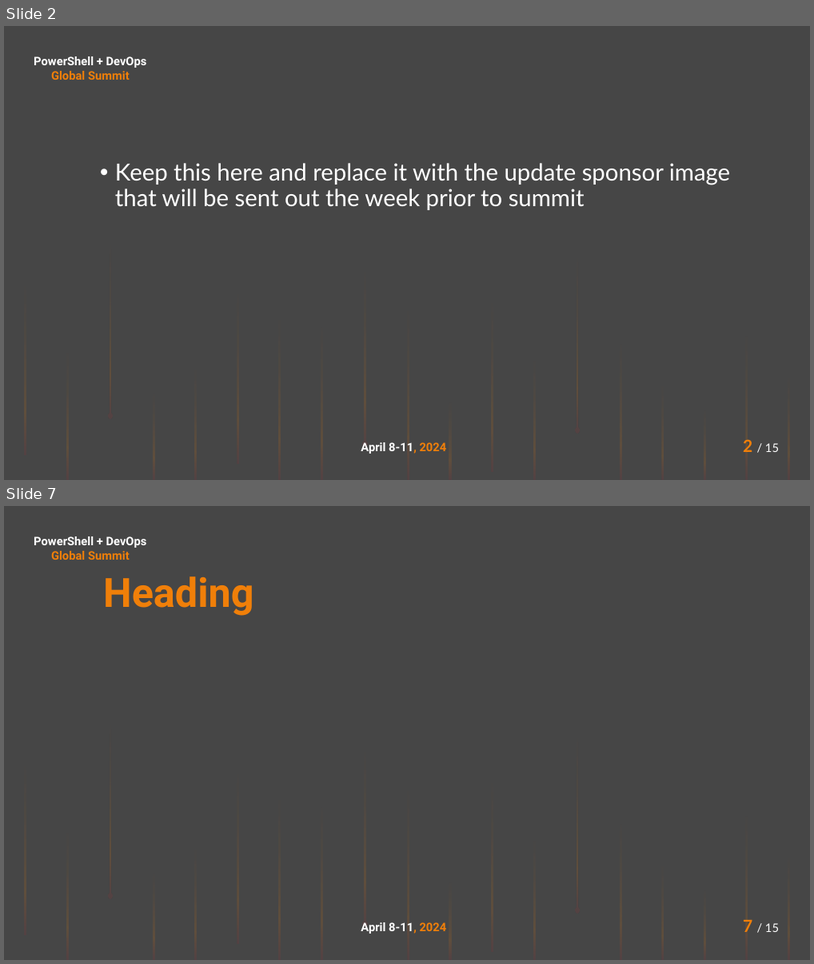
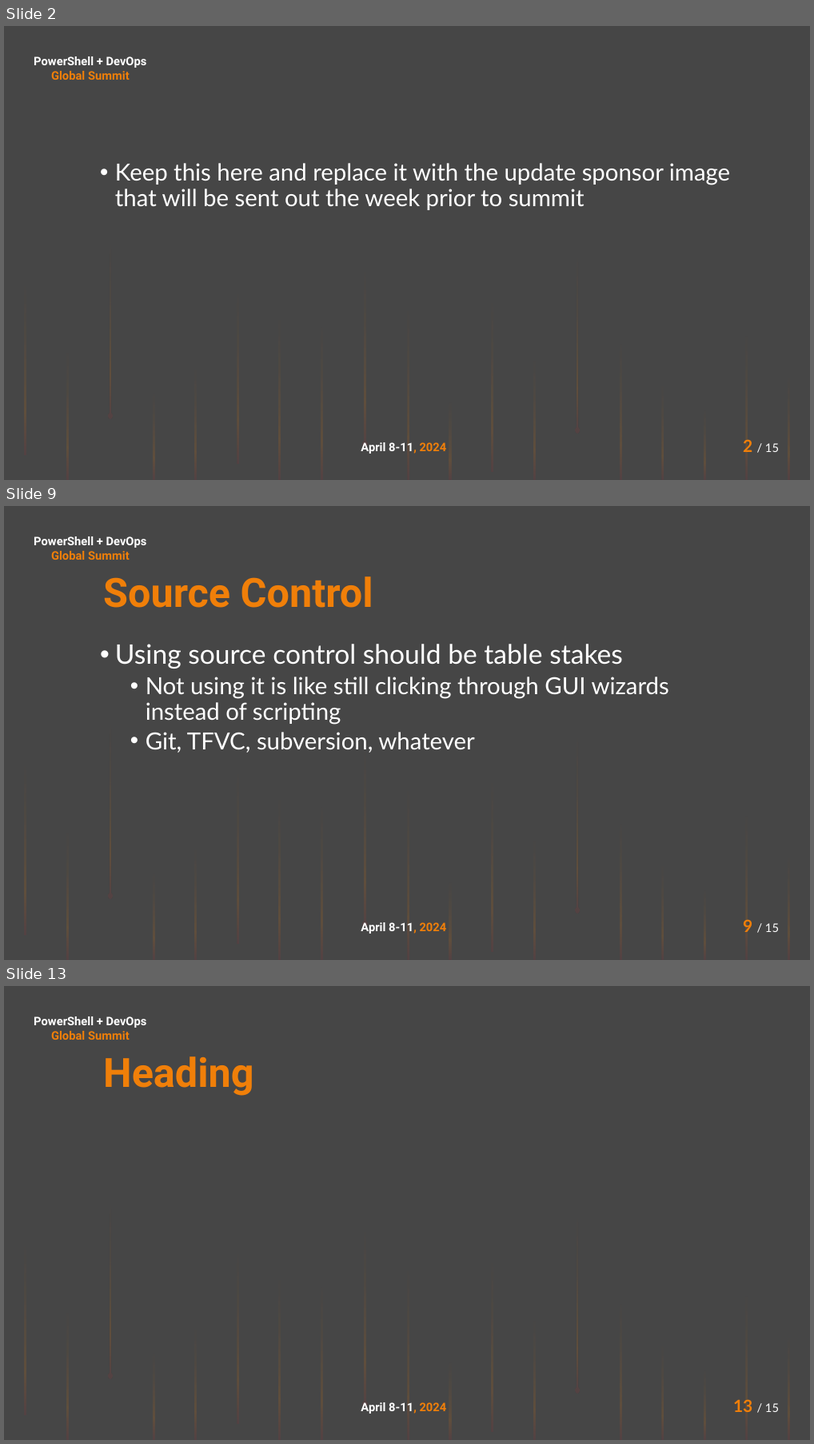
Before and after one commit to deadlydog/Presentation.StopManuallyPublishingYourPowerShellModules, a slide deck: src/Stop manually publishing your PowerShell modules.pptx. Shown one above the other, each under a label of ours: slides 2 and 7 before the commit, slides 2, 9 and 13 after it; the slides between them are not shown. The pictures are 814x964 and 814x1444 pixels, drawn with LibreOffice and Linux fonts; fonts in the diff are those of the drawing; background and template pictures are left out. Boxes give left, top, right and bottom in pixels: in the first picture for what was removed or moved away, otherwise in the second. Text is boxed around its words. In the diff, an @@ line names an element or a change of style, - is before the commit and + after.

```diff
--- a/src/Stop manually publishing your PowerShell modules.pptx
+++ b/src/Stop manually publishing your PowerShell modules.pptx
@@ slide 9 added at <box>4,506,810,960</box>, background #464646; not listed: 22 template elements that a slide beside it also shows @@
@@ text added at <box>103,576,374,608</box>, 48 pt, text gradient #F07F09 to #9F2936, bold @@
+Source Control
@@ text added at <box>115,644,670,752</box>, 28 pt, text #FFFFFF @@
+• Using source control should be table stakes
+  • Not using it is like still clicking through GUI wizards instead of scripting
+  • Git, TFVC, subversion, whatever
@@ what was slide 7 is now slide 13 @@
@@ page number at <box>734,1399,779,1412</box>: text changed @@
-7 / 15
+13 / 15
```
Also in this commit, not shown: 2 slides changed, 7 other slides added, 2 slides removed.
